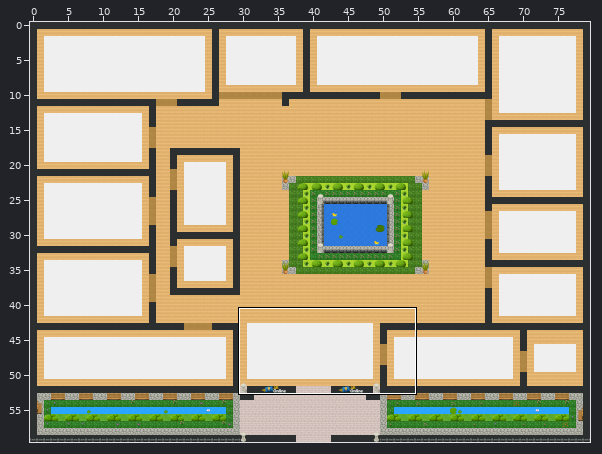
Two states of a Tiled map (JSON), maps/ar-office.tmj. Above, an overview of the earlier version with the close-up marked.
Close-up. As it was:
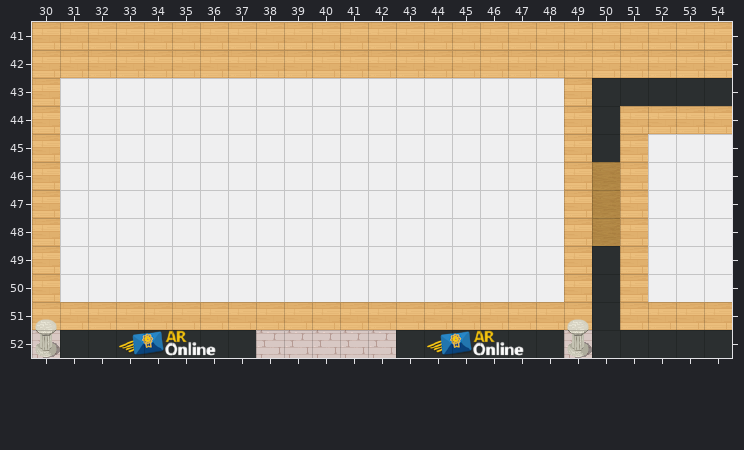
Cells are 32x32 px. Shown: x 30..54, y 41..52. The commit also changed other parts of the map, which this record leaves out.
The same view after the edit:
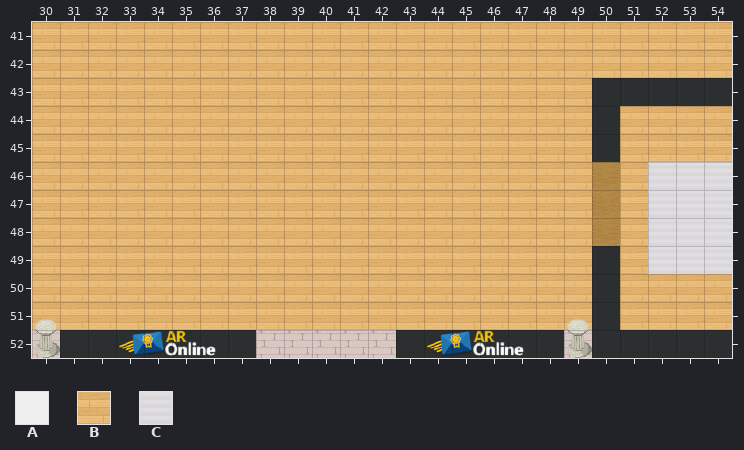
Key: from "WA_Room_Builder": A 276, B 350, C 358.
_ is an empty cell.
Change:
Layer "area interna/chao interno":
Tile A gives way to tile B in rows 43 to 44 at x 31 to 48; in row 45 at x 31 to 48 and 52 to 54; in rows 46 to 49 at x 31 to 48; in row 50 at x 31 to 48 and 52 to 54.
Tile A gives way to tile C in rows 46 to 49 at x 52 to 54.
Boxes around the changes in both close-ups, in picture pixels (x1, y1, x2, y2):
changed: (60, 78, 564, 302)
changed: (648, 134, 732, 302)
